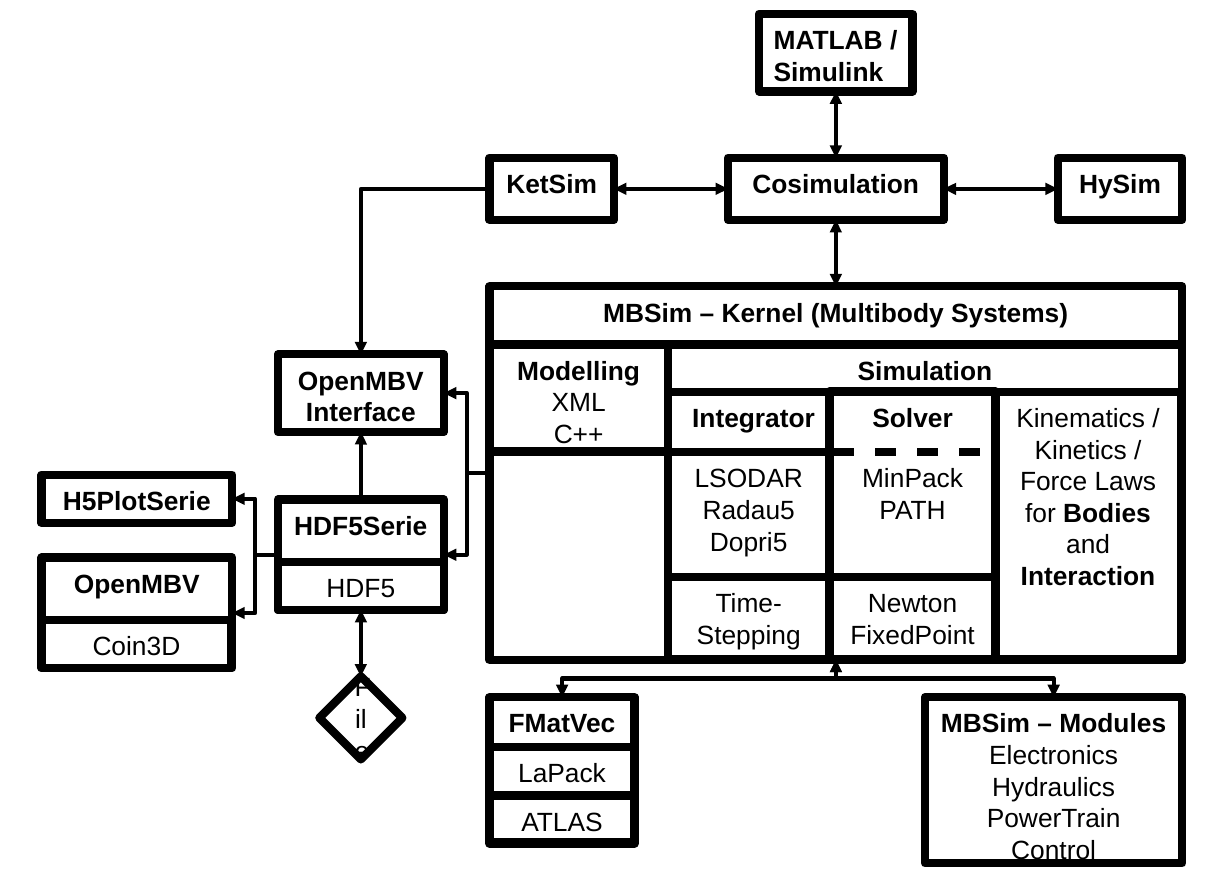
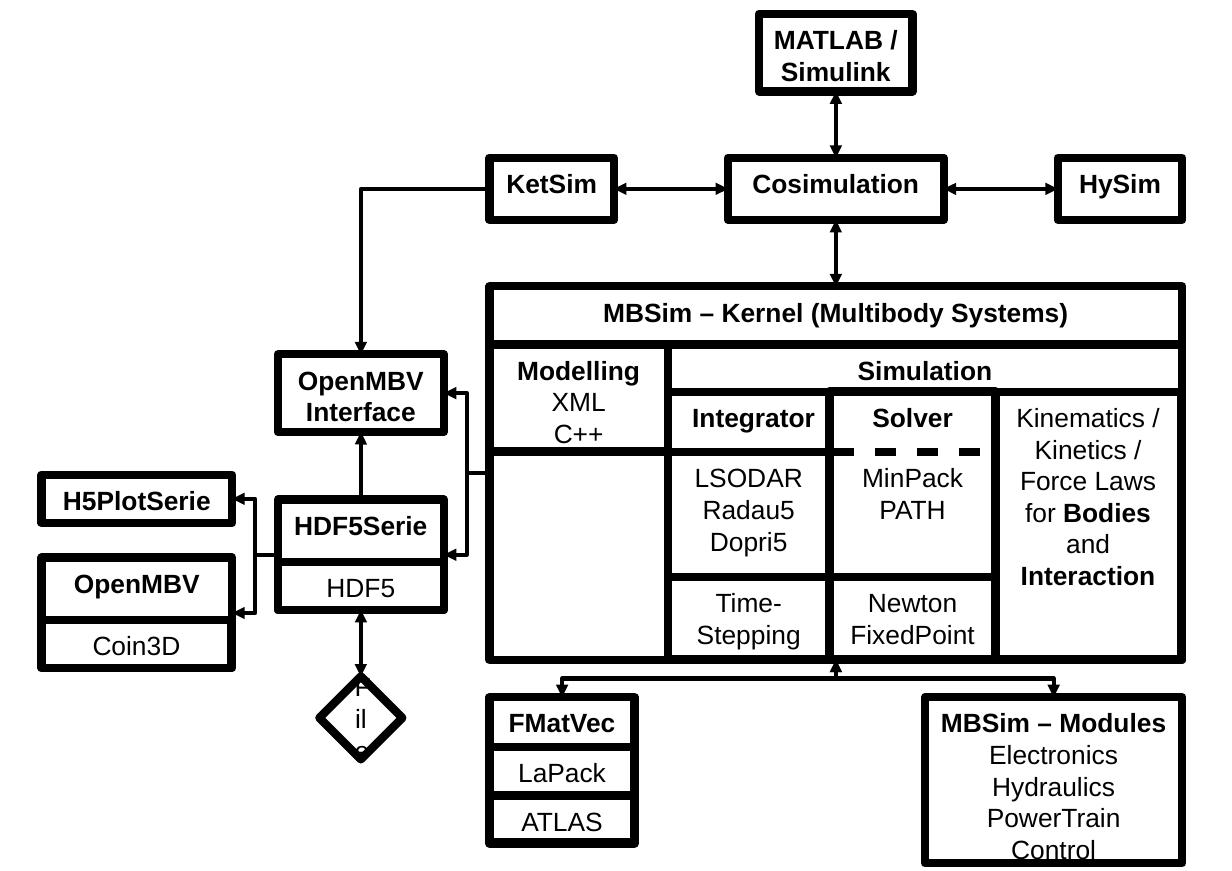
Before and after one commit to mbsim-env/mbsim, a slide deck: slide 2 of trunk/tutorial/CDR/mbsim_embedding.odp. Drawn at 1232x871 pixels with LibreOffice and Linux fonts; fonts in the diff are those of the drawing. Boxes give left, top, right and bottom in pixels: in the first picture for what was removed or moved away, otherwise in the second. Text is boxed around its words. In the diff, an @@ line names an element or a change of style, - is before the commit and + after.

```diff
--- a/trunk/tutorial/CDR/mbsim_embedding.odp
+++ b/trunk/tutorial/CDR/mbsim_embedding.odp
@@ rectangle "MATLAB / Simulink" at <box>759,14,913,92</box>: alignment left to centre @@
```
Also in this commit, not shown: 1 other slide changed, 1 slide added, 1 other file.
